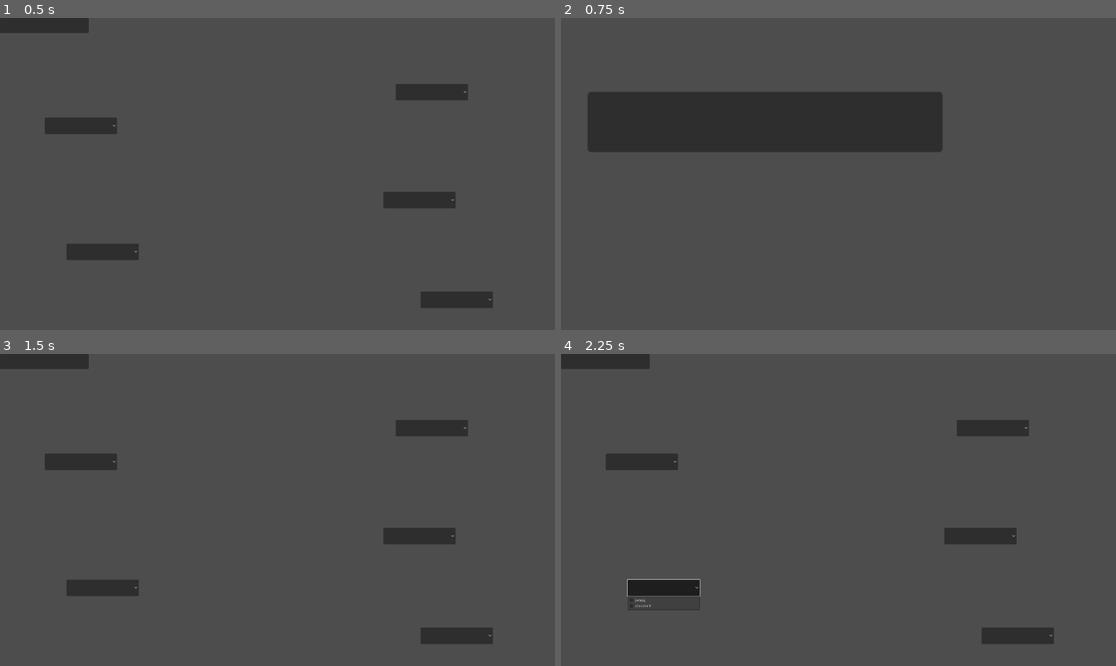
Above: before the commit, frames 1-4 (two rows, left to right).
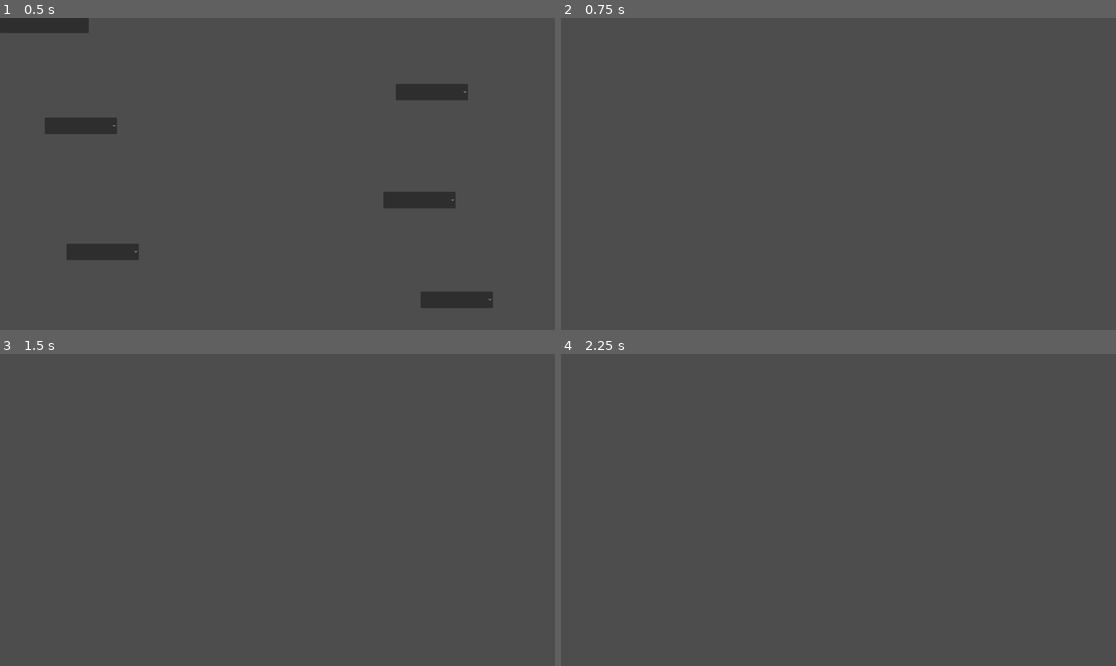
Above: after the commit, the same moments.

Repository: flowerFawn/Robot_game
Game: Godot game, scene res://limb_menu.tscn
Two runs of this game, one before a commit and one after it. Both use one fixed random seed, a clock stepped at 60 frames per second and the inputs below.
Inputs (mouse positions are in pixels of both pictures, inside the frame that each line leads up to):
- Up to frame 1 (0.5 s): no input
- Up to frame 2 (0.75 s): click (605, 24) at 0.5 s
- Up to frame 3 (1.5 s): click (205, 456) at 1.27 s
- Up to frame 4 (2.25 s): click (660, 588) at 2.02 s

Frame 1 is identical in both runs. In frame 2, 12% of the frame differs, in the area x 4-69%, y 23-43%; in frame 3, 4.1%; in frame 4, 4.2%.

Commit message:
canvas layer

Diff:
--- a/player.tscn
+++ b/player.tscn
@@ -1,11 +1,10 @@
-[gd_scene load_steps=11 format=3 uid="uid://br2p34txi01wm"]
+[gd_scene load_steps=10 format=3 uid="uid://br2p34txi01wm"]
 
 [ext_resource type="Script" path="res://player_scripts/player_torso.gd" id="1_hu2in"]
 [ext_resource type="Script" path="res://player_scripts/player_main.gd" id="1_xrvte"]
 [ext_resource type="Script" path="res://player_scripts/player_collision.gd" id="2_adrog"]
 [ext_resource type="Script" path="res://player_scripts/player_arm.gd" id="3_uxcag"]
 [ext_resource type="Script" path="res://player_scripts/player_leg.gd" id="4_l7m4c"]
-[ext_resource type="Script" path="res://back_to_level.gd" id="6_ij3fn"]
 
 [sub_resource type="RectangleShape2D" id="RectangleShape2D_ys71y"]
 size = Vector2(8, 24)
@@ -86,22 +85,3 @@
 [node name="Camera2D" type="Camera2D" parent="." groups=["slide_excluded"]]
 position = Vector2(0, -100)
 zoom = Vector2(4, 4)
-
-[node name="Control" type="Control" parent="Camera2D"]
-layout_mode = 3
-anchors_preset = 0
-offset_left = -240.0
-offset_top = -135.0
-offset_right = 240.0
-offset_bottom = 135.0
-
-[node name="Button" type="Button" parent="Camera2D/Control"]
-layout_mode = 0
-offset_left = 23.0
-offset_top = 64.0
-offset_right = 330.0
-offset_bottom = 116.0
-script = ExtResource("6_ij3fn")
-link_to = "res://limb_menu.tscn"
-
-[connection signal="pressed" from="Camera2D/Control/Button" to="Camera2D/Control/Button" method="_on_pressed"]
--- a/spawn_level.tscn
+++ b/spawn_level.tscn
@@ -1,6 +1,7 @@
-[gd_scene load_steps=4 format=3 uid="uid://bjn81ri13m5by"]
+[gd_scene load_steps=5 format=3 uid="uid://bjn81ri13m5by"]
 
 [ext_resource type="PackedScene" uid="uid://br2p34txi01wm" path="res://player.tscn" id="1_anqrn"]
+[ext_resource type="Script" path="res://back_to_level.gd" id="2_g7lwc"]
 
 [sub_resource type="RectangleShape2D" id="RectangleShape2D_hjily"]
 size = Vector2(692, 10)
@@ -24,3 +25,21 @@
 [node name="CollisionShape2D" type="CollisionShape2D" parent="StaticBody2D2"]
 position = Vector2(111, -147)
 shape = SubResource("RectangleShape2D_vphne")
+
+[node name="CanvasLayer" type="CanvasLayer" parent="."]
+
+[node name="Button" type="Button" parent="CanvasLayer"]
+anchors_preset = -1
+anchor_left = 0.007
+anchor_top = -0.074
+anchor_right = 0.007
+anchor_bottom = -0.074
+offset_left = -153.44
+offset_top = -26.08
+offset_right = 153.56
+offset_bottom = 25.92
+script = ExtResource("2_g7lwc")
+link_to = "res://limb_menu.tscn"
+metadata/_edit_use_anchors_ = true
+
+[connection signal="pressed" from="CanvasLayer/Button" to="CanvasLayer/Button" method="_on_pressed"]
